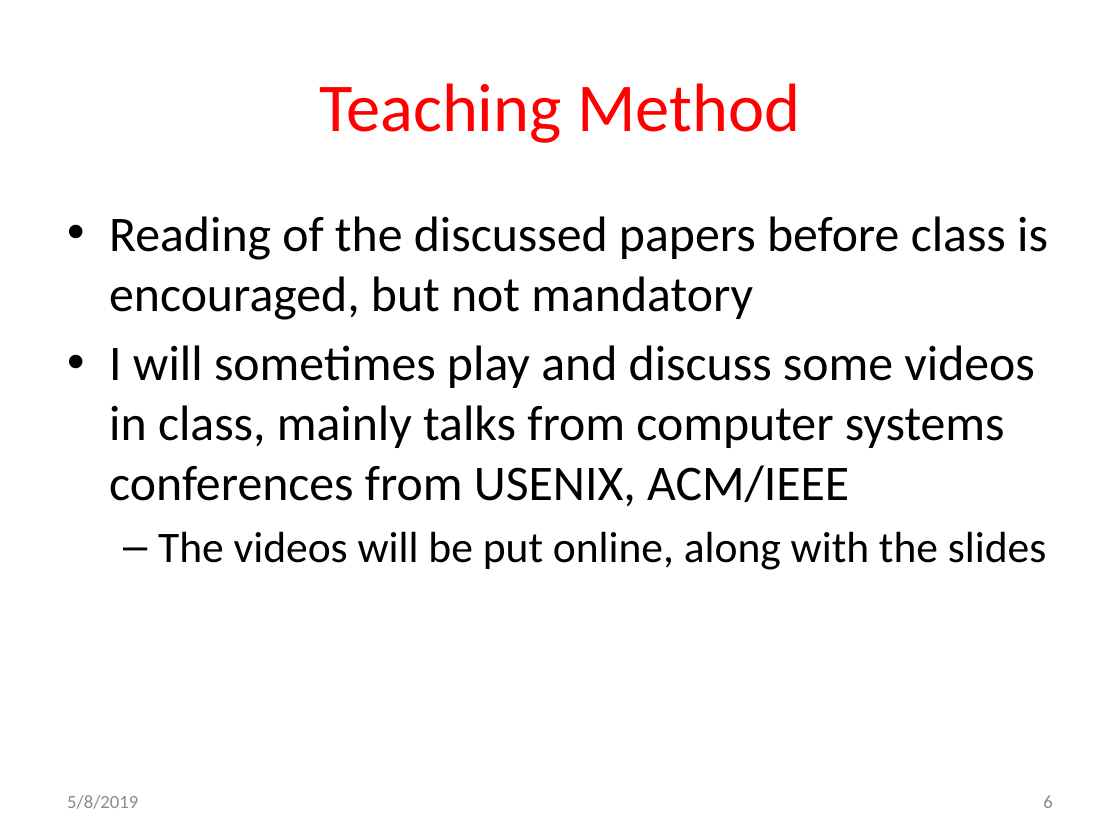
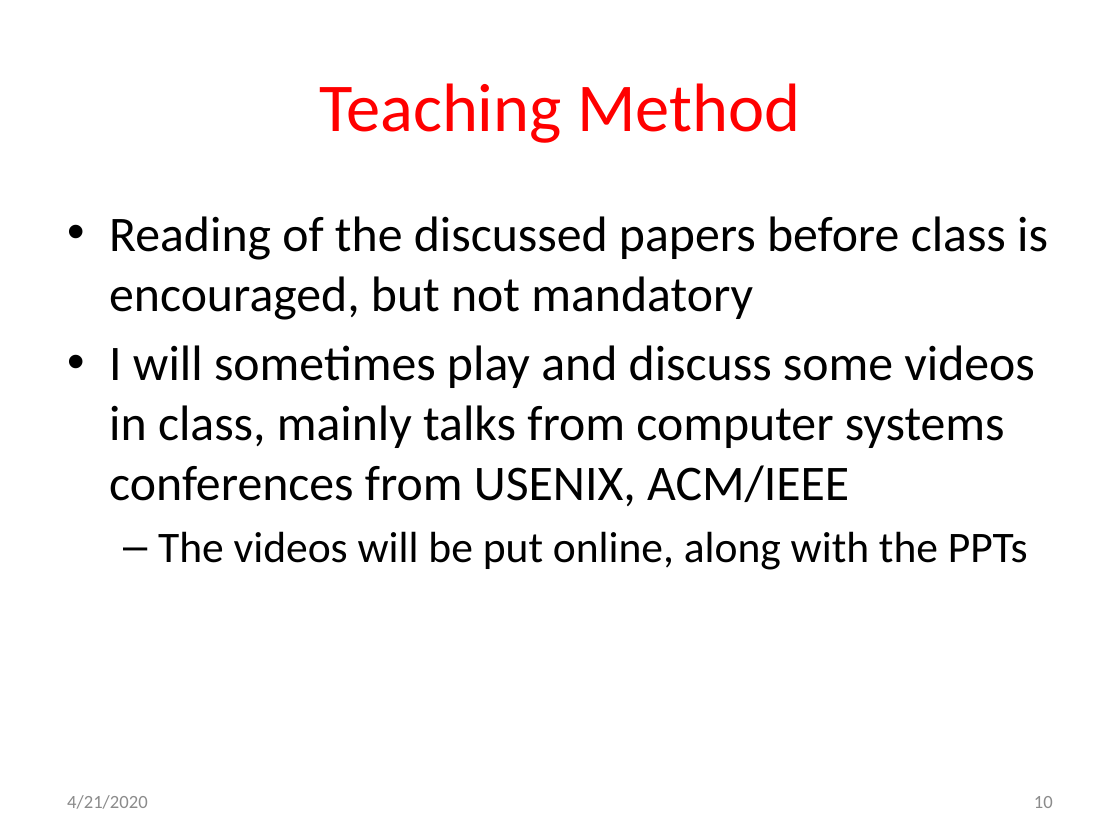
Before and after one commit to gulaoshi/gu.github.io, a slide deck: slide 10 of AdvOS/PPT+papers/L00-CourseIntro.pptx (slide 6 before the commit). Drawn at 1120x840 pixels with LibreOffice and Linux fonts; fonts in the diff are those of the drawing. Boxes give left, top, right and bottom in pixels: in the first picture for what was removed or moved away, otherwise in the second. Text is boxed around its words. In the diff, an @@ line names an element or a change of style, - is before the commit and + after.

```diff
--- a/AdvOS/PPT+papers/L00-CourseIntro.pptx
+++ b/AdvOS/PPT+papers/L00-CourseIntro.pptx
@@ text at (x1=158, y1=531, x2=1028, y2=570): text changed @@
-  – The videos will be put online, along with the slides
+  – The videos will be put online, along with the PPTs
@@ text at (x1=67, y1=795, x2=148, y2=809): text changed @@
-5/8/2019
+4/21/2020
@@ page number at (x1=1034, y1=796, x2=1053, y2=808): text changed @@
-6
+10
```
Also in this commit, not shown: 5 other slides changed, 5 slides added, 1 slide removed, 6 other files.
